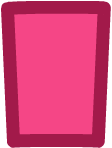
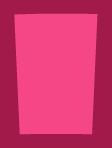
Layer changes from the first 112 × 148 image to the second:
added layer "Layer 2" over <box>0,0,112,148</box>
